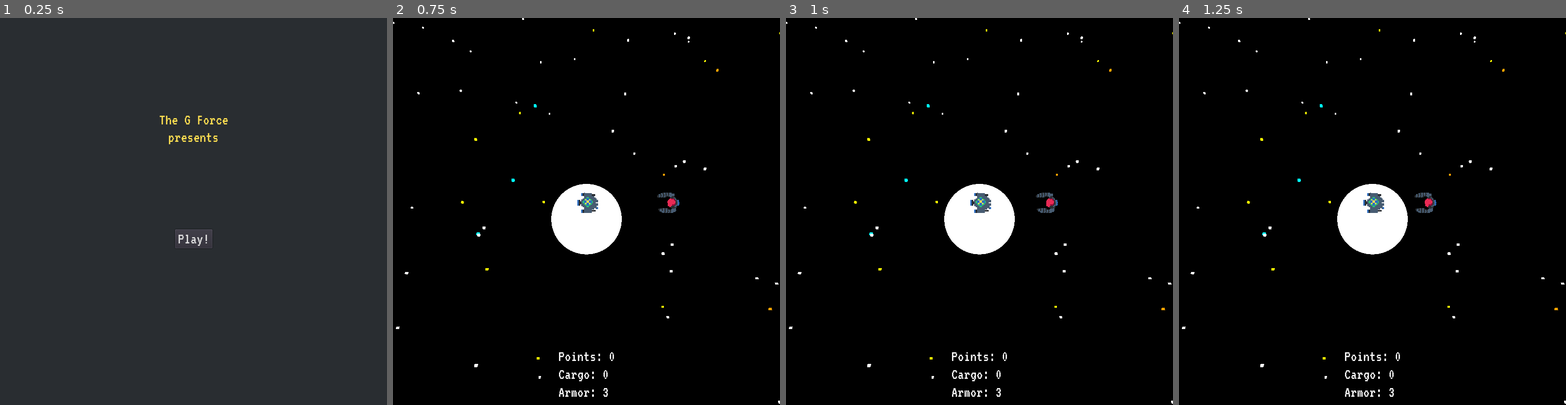
Above: before the commit, frames 1-4 (left to right).
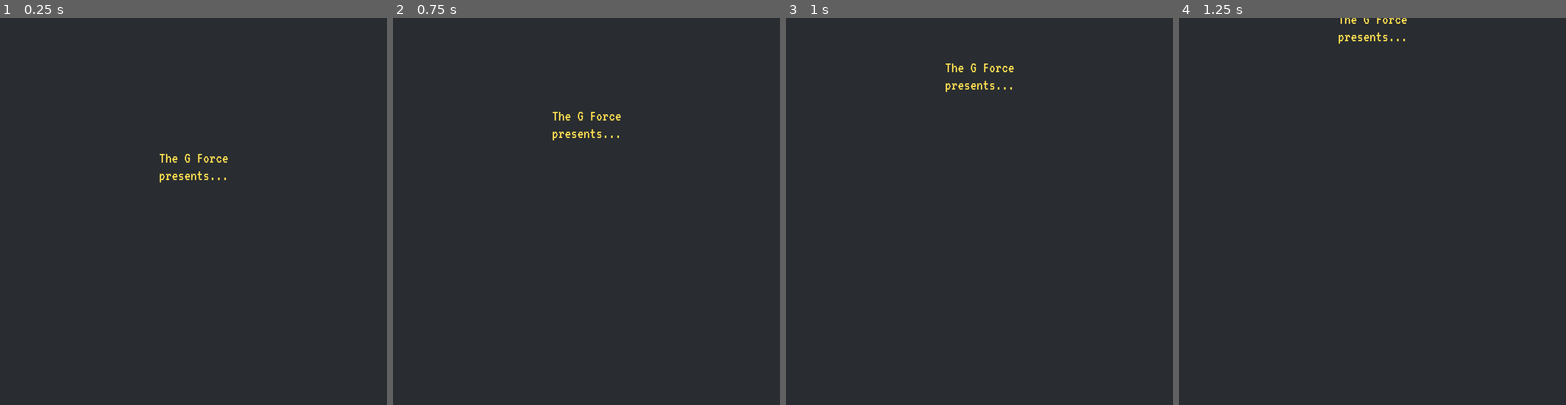
Above: after the commit, the same moments.

Repository: the-g-force/2022-January
Game: Godot game, scene res://Intro/MainMenu.tscn
The game is run twice, just before and just after one commit, with the same random seed, the same clock (stepped at 60 frames per second) and the same inputs. This scene is started directly instead of the project's main scene.
Inputs:
- Up to frame 1 (0.25 s): no input
- Up to frame 2 (0.75 s): click "Play!" at 0.5 s
- Up to frame 3 (1 s): no input
- Up to frame 4 (1.25 s): no input

The runs differ from the first frame. In frame 1, 0.6% of the frame differs, in the area x 41-59%, y 25-60%; in frame 2, 100%; in frame 3, 100%; in frame 4, 100%, in the area x 0-100%, y 0-100%.

Commit message:
Add animation to main menu

Diff:
--- a/project/Intro/MainMenu.gd
+++ b/project/Intro/MainMenu.gd
@@ -1,6 +1,17 @@
 extends Control
+
+var pressed : bool = false
+
+func _input(event):
+	if not pressed and event is InputEventMouseButton:
+		var e = event as InputEventMouseButton
+		if e.is_pressed():
+			# warning-ignore:return_value_discarded
+			get_node("AnimationPlayer").play("splash screen")
+			pressed = true
+
 
 
 func _on_Button_pressed():
 	# warning-ignore:return_value_discarded
-	get_tree().change_scene("res://World/World.tscn")
+ get_tree().change_scene("res://World/World.tscn")
--- a/project/Intro/MainMenu.tscn
+++ b/project/Intro/MainMenu.tscn
@@ -12,16 +12,184 @@
 [sub_resource type="Theme" id=2]
 default_font = SubResource( 1 )
 
+[sub_resource type="DynamicFont" id=5]
+size = 64
+font_data = ExtResource( 2 )
+
+[sub_resource type="Animation" id=3]
+length = 0.001
+tracks/0/type = "value"
+tracks/0/path = NodePath("Splash/Label:visible")
+tracks/0/interp = 1
+tracks/0/loop_wrap = true
+tracks/0/imported = false
+tracks/0/enabled = true
+tracks/0/keys = {
+"times": PoolRealArray( 0 ),
+"transitions": PoolRealArray( 1 ),
+"update": 0,
+"values": [ true ]
+}
+tracks/1/type = "value"
+tracks/1/path = NodePath("Button:visible")
+tracks/1/interp = 1
+tracks/1/loop_wrap = true
+tracks/1/imported = false
+tracks/1/enabled = true
+tracks/1/keys = {
+"times": PoolRealArray( 0 ),
+"transitions": PoolRealArray( 1 ),
+"update": 0,
+"values": [ true ]
+}
+tracks/2/type = "value"
+tracks/2/path = NodePath("Splash/Label:rect_position")
+tracks/2/interp = 1
+tracks/2/loop_wrap = true
+tracks/2/imported = false
+tracks/2/enabled = true
+tracks/2/keys = {
+"times": PoolRealArray( 0 ),
+"transitions": PoolRealArray( 1 ),
+"update": 0,
+"values": [ Vector2( 313.5, 273 ) ]
+}
+tracks/3/type = "value"
+tracks/3/path = NodePath("Splash:rect_position")
+tracks/3/interp = 1
+tracks/3/loop_wrap = true
+tracks/3/imported = false
+tracks/3/enabled = true
+tracks/3/keys = {
+"times": PoolRealArray( 0 ),
+"transitions": PoolRealArray( 1 ),
+"update": 0,
+"values": [ Vector2( 0, 0 ) ]
+}
+tracks/4/type = "value"
+tracks/4/path = NodePath("Main/Label:visible")
+tracks/4/interp = 1
+tracks/4/loop_wrap = true
+tracks/4/imported = false
+tracks/4/enabled = true
+tracks/4/keys = {
+"times": PoolRealArray( 0 ),
+"transitions": PoolRealArray( 1 ),
+"update": 0,
+"values": [ false ]
+}
+tracks/5/type = "value"
+tracks/5/path = NodePath("Main/Label:rect_size")
+tracks/5/interp = 1
+tracks/5/loop_wrap = true
+tracks/5/imported = false
+tracks/5/enabled = true
+tracks/5/keys = {
+"times": PoolRealArray( 0 ),
+"transitions": PoolRealArray( 1 ),
+"update": 0,
+"values": [ Vector2( 442, 339 ) ]
+}
+tracks/6/type = "value"
+tracks/6/path = NodePath("Main/Label:custom_fonts/font:size")
+tracks/6/interp = 1
+tracks/6/loop_wrap = true
+tracks/6/imported = false
+tracks/6/enabled = true
+tracks/6/keys = {
+"times": PoolRealArray( 0 ),
+"transitions": PoolRealArray( 1 ),
+"update": 0,
+"values": [ 64 ]
+}
+tracks/7/type = "value"
+tracks/7/path = NodePath("Main/Label:rect_scale")
+tracks/7/interp = 1
+tracks/7/loop_wrap = true
+tracks/7/imported = false
+tracks/7/enabled = true
+tracks/7/keys = {
+"times": PoolRealArray( 0 ),
+"transitions": PoolRealArray( 1 ),
+"update": 0,
+"values": [ Vector2( 1, 1 ) ]
+}
+
+[sub_resource type="Animation" id=4]
+resource_name = "splash screen"
+length = 2.5
+tracks/0/type = "value"
+tracks/0/path = NodePath("Splash:rect_position")
+tracks/0/interp = 1
+tracks/0/loop_wrap = true
+tracks/0/imported = false
+tracks/0/enabled = true
+tracks/0/keys = {
+"times": PoolRealArray( 0, 2 ),
+"transitions": PoolRealArray( 1, 1 ),
+"update": 0,
+"values": [ Vector2( 0, 0 ), Vector2( 0, -800 ) ]
+}
+tracks/1/type = "value"
+tracks/1/path = NodePath("Button:visible")
+tracks/1/interp = 1
+tracks/1/loop_wrap = true
+tracks/1/imported = false
+tracks/1/enabled = true
+tracks/1/keys = {
+"times": PoolRealArray( 0, 1.8 ),
+"transitions": PoolRealArray( 1, 1 ),
+"update": 1,
+"values": [ false, true ]
+}
+tracks/2/type = "value"
+tracks/2/path = NodePath("Main/Label:visible")
+tracks/2/interp = 1
+tracks/2/loop_wrap = true
+tracks/2/imported = false
+tracks/2/enabled = true
+tracks/2/keys = {
+"times": PoolRealArray( 0, 1.8 ),
+"transitions": PoolRealArray( 1, 1 ),
+"update": 1,
+"values": [ false, true ]
+}
+tracks/3/type = "value"
+tracks/3/path = NodePath("Main/Label:rect_scale")
+tracks/3/interp = 1
+tracks/3/loop_wrap = true
+tracks/3/imported = false
+tracks/3/enabled = true
+tracks/3/keys = {
+"times": PoolRealArray( 1.8, 2.5 ),
+"transitions": PoolRealArray( 1, 1 ),
+"update": 0,
+"values": [ Vector2( 1e-05, 1e-05 ), Vector2( 1, 1 ) ]
+}
+tracks/4/type = "value"
+tracks/4/path = NodePath("Main/Label:rect_size")
+tracks/4/interp = 1
+tracks/4/loop_wrap = true
+tracks/4/imported = false
+tracks/4/enabled = false
+tracks/4/keys = {
+"times": PoolRealArray( 2.5 ),
+"transitions": PoolRealArray( 1 ),
+"update": 0,
+"values": [ Vector2( 612, 429 ) ]
+}
+
 [node name="MainMenu" type="Control"]
 anchor_right = 1.0
 anchor_bottom = 1.0
+rect_pivot_offset = Vector2( 399, 174 )
 theme = SubResource( 2 )
 script = ExtResource( 1 )
 __meta__ = {
 "_edit_use_anchors_": false
 }
 
-[node name="ColorRect" type="ColorRect" parent="."]
+[node name="Main" type="ColorRect" parent="."]
 anchor_right = 1.0
 anchor_bottom = 1.0
 color = Color( 0.160784, 0.176471, 0.192157, 1 )
@@ -30,11 +198,30 @@
 "_edit_use_anchors_": false
 }
 
-[node name="Palette" type="Sprite" parent="ColorRect"]
+[node name="Palette" type="Sprite" parent="Main"]
 position = Vector2( 518, -57 )
 texture = ExtResource( 3 )
 __meta__ = {
 "_edit_lock_": true
+}
+
+[node name="Label" type="Label" parent="Main"]
+visible = false
+anchor_left = 0.5
+anchor_right = 0.5
+margin_left = -306.0
+margin_right = 306.0
+margin_bottom = 339.0
+rect_pivot_offset = Vector2( 306, 175 )
+custom_colors/font_color = Color( 0.866667, 0.898039, 0.933333, 1 )
+custom_colors/font_color_shadow = Color( 0.172549, 0.427451, 0.756863, 1 )
+custom_fonts/font = SubResource( 5 )
+text = "Salvage Time
+with Alex and Leo"
+align = 1
+valign = 1
+__meta__ = {
+"_edit_use_anchors_": false
 }
 
 [node name="Button" type="Button" parent="."]
@@ -47,20 +234,37 @@
 margin_right = 38.5
 margin_bottom = 75.5
 text = "Play!"
-
-[node name="Label" type="Label" parent="."]
+__meta__ = {
+"_edit_use_anchors_": false
+}
+
+[node name="Splash" type="ColorRect" parent="."]
+anchor_right = 1.0
+anchor_bottom = 1.0
+color = Color( 0.160784, 0.176471, 0.192157, 1 )
+__meta__ = {
+"_edit_use_anchors_": false
+}
+
+[node name="Label" type="Label" parent="Splash"]
 anchor_left = 0.5
+anchor_top = 0.5
 anchor_right = 0.5
+anchor_bottom = 0.5
 margin_left = -86.5
-margin_top = 194.0
+margin_top = -127.0
 margin_right = 86.5
-margin_bottom = 285.0
+margin_bottom = -35.9998
 custom_colors/font_color = Color( 1, 0.878431, 0.317647, 1 )
 text = "The G Force
-presents"
+presents..."
 align = 1
 __meta__ = {
 "_edit_use_anchors_": false
 }
 
+[node name="AnimationPlayer" type="AnimationPlayer" parent="."]
+anims/RESET = SubResource( 3 )
+"anims/splash screen" = SubResource( 4 )
+
 [connection signal="pressed" from="Button" to="." method="_on_Button_pressed"]
Not shown: 1 places in project/Intro/MainMenu.tscn that only renumber resources
